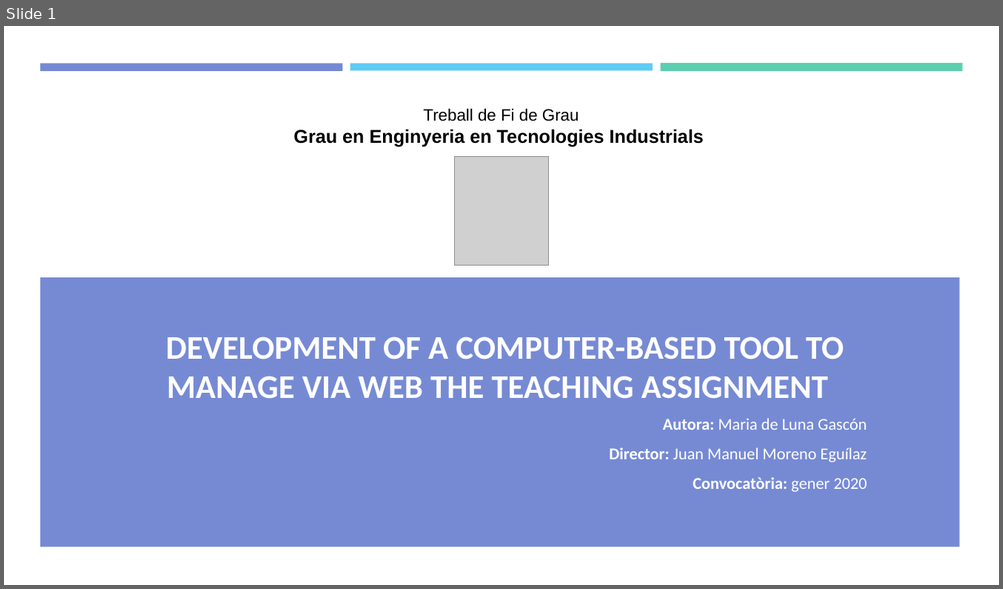
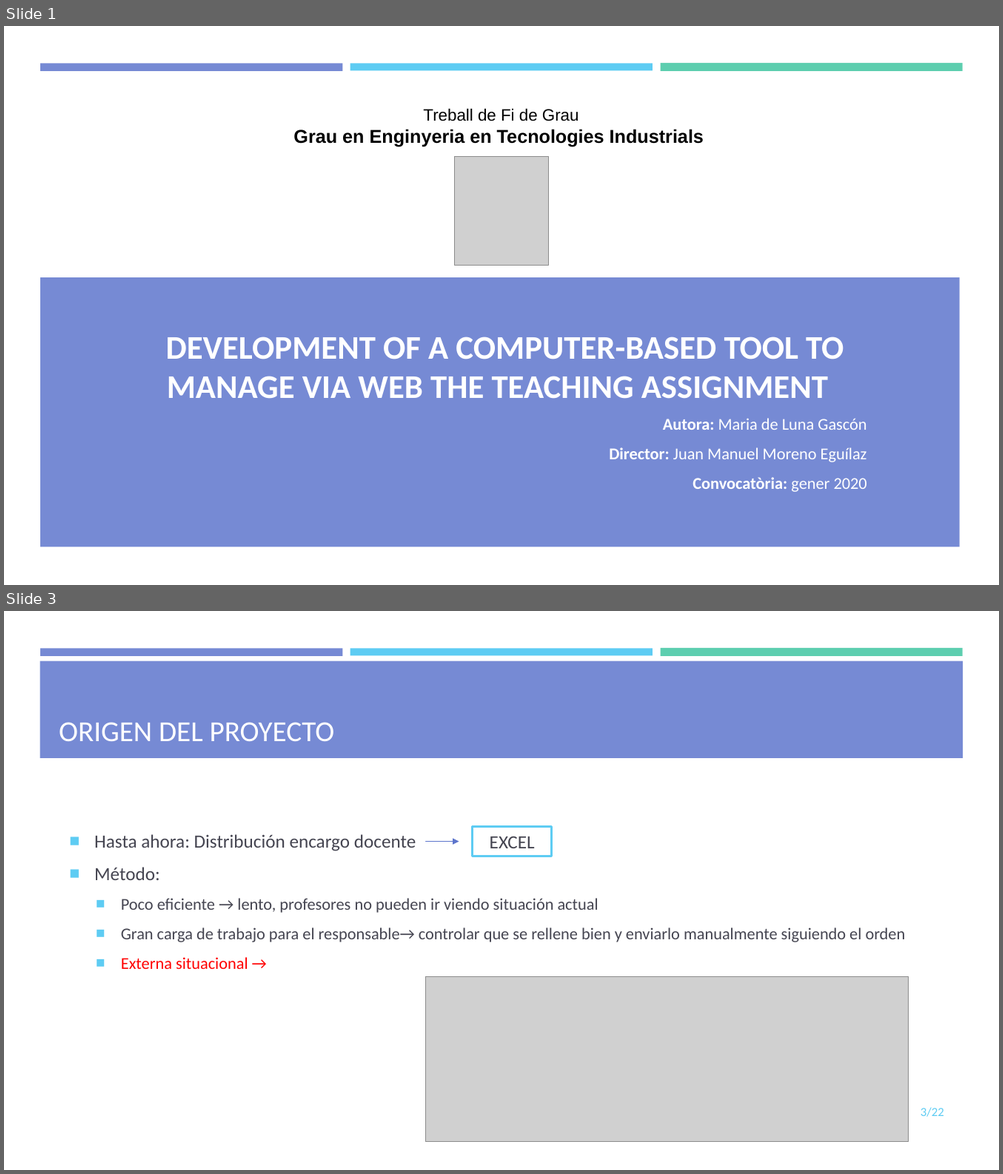
Before and after one commit to mdlunag/tfg, a slide deck: tfg_presentacio.pptx. Shown one above the other, each under a label of ours: slide 1 before the commit, slides 1 and 3 after it; the slides between them are not shown. The pictures are 1003x589 and 1003x1174 pixels, drawn with LibreOffice and Linux fonts; fonts in the diff are those of the drawing; grey boxes stand for pictures. Boxes give left, top, right and bottom in pixels: in the first picture for what was removed or moved away, otherwise in the second. Text is boxed around its words. In the diff, an @@ line names an element or a change of style, - is before the commit and + after.

```diff
--- a/tfg_presentacio.pptx
+++ b/tfg_presentacio.pptx
@@ slide 3 added at [4, 611, 999, 1170], background #FFFFFF; not listed: 3 template elements that a slide beside it also shows @@
@@ rectangle added at [40, 661, 963, 758], fill #768AD4 @@
@@ title added at [59, 722, 335, 741], 28 pt, text #FFFFFF @@
+ORIGEN DEL PROYECTO
@@ rectangle added at [472, 826, 552, 857], outline #5ECCF3 2.25 pt, 18 pt, text #454551 @@
+EXCEL
@@ text added at [94, 834, 905, 969], 16 pt, text #454551 @@
+■ Hasta ahora: Distribución encargo docente
+■ Método:
+  ■ Poco eficiente → lento, profesores no pueden ir viendo situación actual
+  ■ Gran carga de trabajo para el responsable→ controlar que se rellene bien y enviarlo manualmente siguiendo el orden
+  ■ Externa situacional →
@@ arrow added from (426, 842) to (459, 842), #5D75CC 1 pt @@
@@ picture added at [426, 977, 908, 1142] @@
@@ page number added at [920, 1108, 944, 1117], 12 pt, text #5ECCF3 @@
+3/22
```
Also in this commit, not shown: 4 slides changed, 2 other slides added, 3 slides removed, 1 other file.
